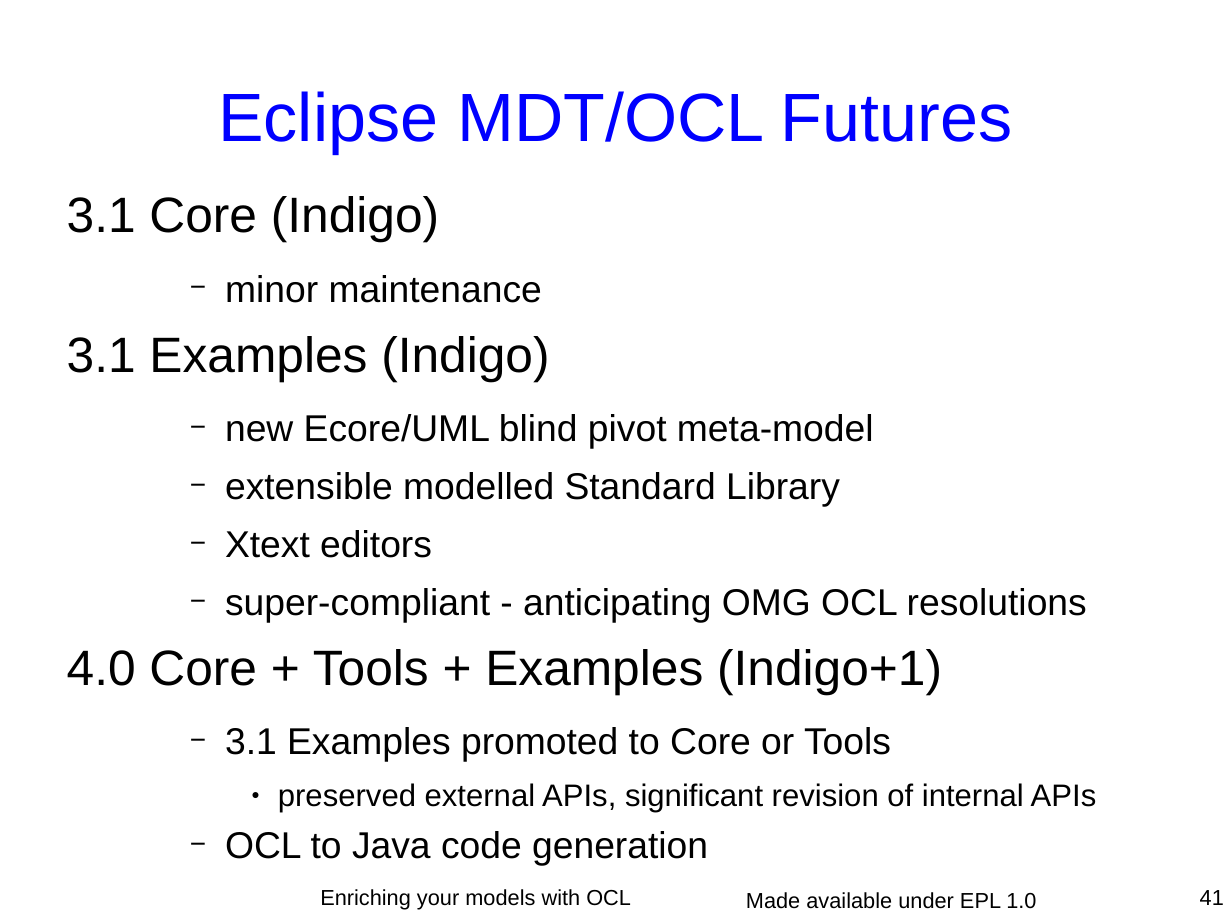
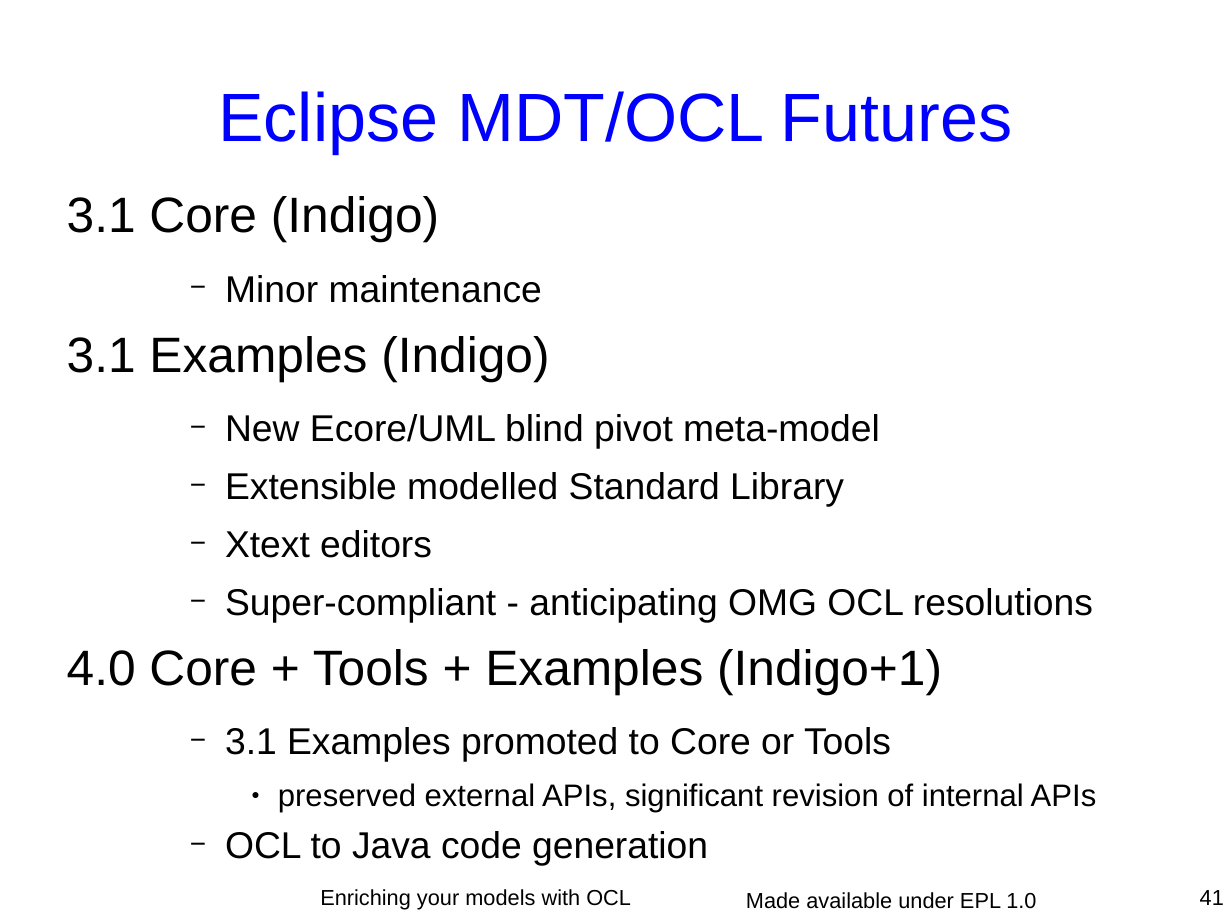
Before and after one commit to eclipse-ocl/ocl-website, a slide deck: slide 41 of ocl/docs/publications/ESE2010LongTalk/EnrichingWithOCL.odp. Drawn at 1232x924 pixels with LibreOffice and Linux fonts; fonts in the diff are those of the drawing. Boxes give left, top, right and bottom in pixels: in the first picture for what was removed or moved away, otherwise in the second. Text is boxed around its words. In the diff, an @@ line names an element or a change of style, - is before the commit and + after.

```diff
--- a/ocl/docs/publications/ESE2010LongTalk/EnrichingWithOCL.odp
+++ b/ocl/docs/publications/ESE2010LongTalk/EnrichingWithOCL.odp
@@ text at [225, 275, 542, 303]: text changed @@
-    − minor maintenance
+    − Minor maintenance
@@ text at [225, 414, 880, 507]: text changed @@
-    − new Ecore/UML blind pivot meta-model
-    − extensible modelled Standard Library
+    − New Ecore/UML blind pivot meta-model
+    − Extensible modelled Standard Library
@@ text at [225, 588, 1093, 623]: text changed @@
-    − super-compliant - anticipating OMG OCL resolutions
+    − Super-compliant - anticipating OMG OCL resolutions
```
Also in this commit, not shown: 20 other slides changed.
